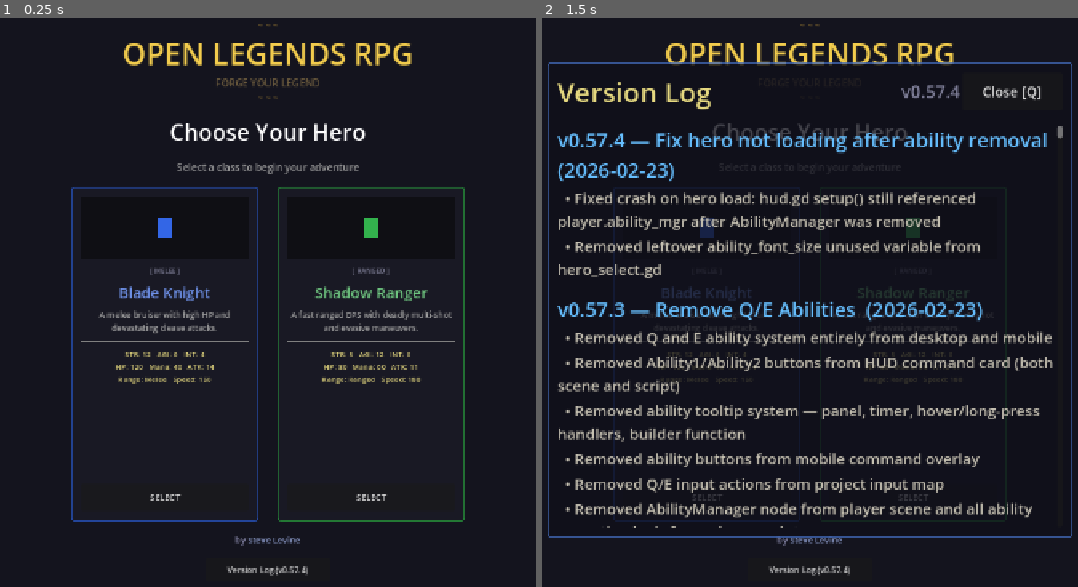
Above: before the commit, frames 1-2 (left to right).
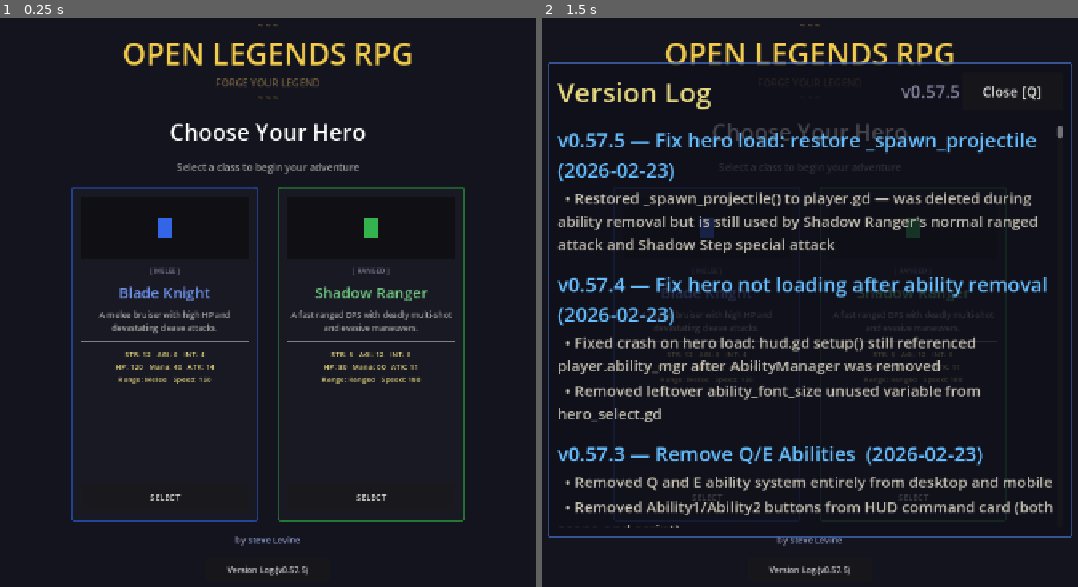
Above: after the commit, the same moments.

Repository: slxny/legends-open-rpg
Game: Godot game, scene res://scenes/main.tscn
The game is run twice, just before and just after one commit, with the same random seed, the same clock (stepped at 60 frames per second) and the same inputs.
Inputs:
- Up to frame 1 (0.25 s): no input
- Up to frame 2 (1.5 s): click "Version Log (v0.57.4)" (after the commit: "Version Log (v0.57.5)") at 0.5 s; click "SELECT" at 1.25 s

The runs differ from the first frame. In frame 1, less than 0.1% of the frame differs, in the area x 56-58%, y 96-98%; in frame 2, 16%, in the area x 2-96%, y 11-98%.
Error before the commit: Parse Error: Function "_spawn_projectile()" not found in base self. (res://scenes/player/player.gd:1674)

Commit message:
Fix hero load: restore _spawn_projectile (v0.57.5)
_spawn_projectile() was deleted during the Q/E ability removal but it's
also used by Shadow Ranger's Shadow Step special attack. GDScript checks
all function calls including those inside lambdas/tween callbacks at parse
time, so player.gd failed to parse entirely — no hero could load.

Co-Authored-By: Claude Sonnet 4.6 <noreply@anthropic.com>

Diff:
--- a/scenes/player/player.gd
+++ b/scenes/player/player.gd
@@ -1975,6 +1975,40 @@
 	return _facing
 
 
+func _spawn_projectile(direction: Vector2, speed: float, max_range: float, dmg_mult: float) -> void:
+	var projectile = Area2D.new()
+	projectile.position = global_position
+	projectile.collision_layer = 0
+	projectile.collision_mask = 2
+
+	var shape_node = CollisionShape2D.new()
+	var circle = CircleShape2D.new()
+	circle.radius = 5.0
+	shape_node.shape = circle
+	projectile.add_child(shape_node)
+
+	var visual = Sprite2D.new()
+	visual.texture = SpriteGenerator.get_texture("arrow_projectile")
+	visual.texture_filter = CanvasItem.TEXTURE_FILTER_NEAREST
+	projectile.add_child(visual)
+
+	projectile.rotation = direction.angle()
+	_get_world_node().add_child(projectile)
+
+	var tween = create_tween()
+	var end_pos = global_position + direction * max_range
+	var travel_time = max_range / speed
+	tween.tween_property(projectile, "position", end_pos, travel_time)
+	tween.tween_callback(projectile.queue_free)
+
+	projectile.body_entered.connect(func(body: Node2D):
+		if body.is_in_group("enemies") and body.has_method("take_damage"):
+			var result = CombatManager.calculate_damage(stats.get_stats_dict(), body.get_stats_dict(), dmg_mult)
+			body.take_damage(result["damage"], result["is_crit"])
+			_spawn_impact_vfx(body.global_position)
+			projectile.queue_free()
+	)
+
 func _perform_attack(target: Node2D, attack_dir: Vector2 = Vector2.RIGHT) -> void:
 	_is_attack_animating = true
 	attacked.emit(target)
--- a/scenes/ui/changelog_dialog.gd
+++ b/scenes/ui/changelog_dialog.gd
@@ -9,9 +9,17 @@
 var _is_visible: bool = false
 var _is_mobile: bool = false
 
-const GAME_VERSION := "v0.57.4"
+const GAME_VERSION := "v0.57.5"
 
 const CHANGELOG: Array[Dictionary] = [
+	{
+		"version": "v0.57.5",
+		"title": "Fix hero load: restore _spawn_projectile",
+		"date": "2026-02-23",
+		"entries": [
+			"Restored _spawn_projectile() to player.gd — was deleted during ability removal but is still used by Shadow Ranger's normal ranged attack and Shadow Step special attack",
+		]
+	},
 	{
 		"version": "v0.57.4",
 		"title": "Fix hero not loading after ability removal",
